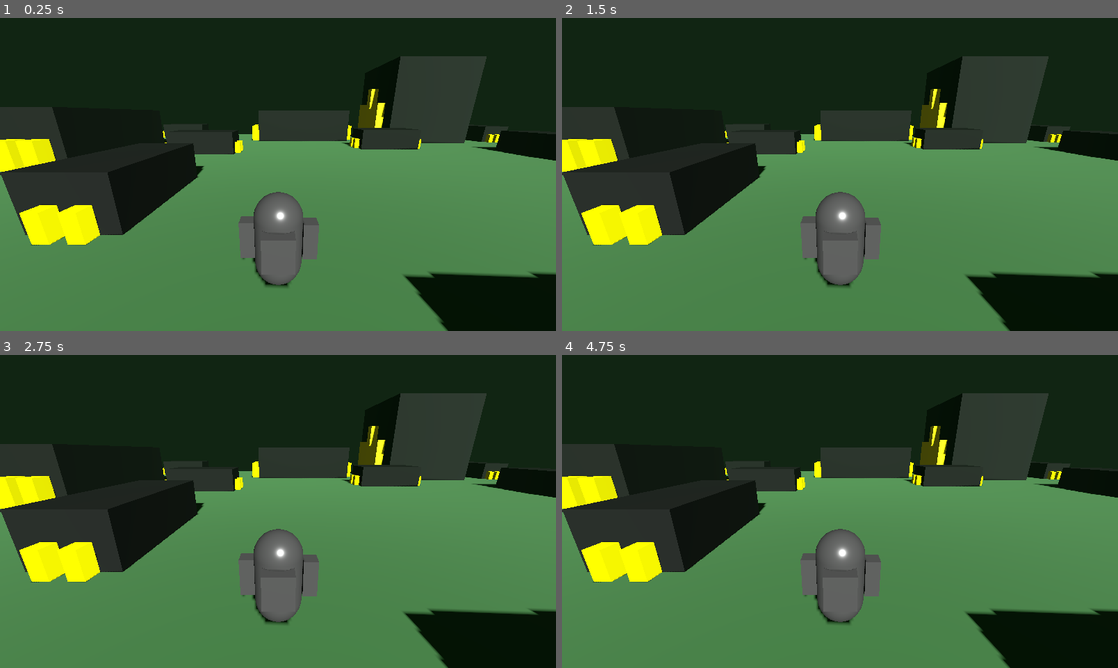
Above: before the commit, frames 1-4 (two rows, left to right).
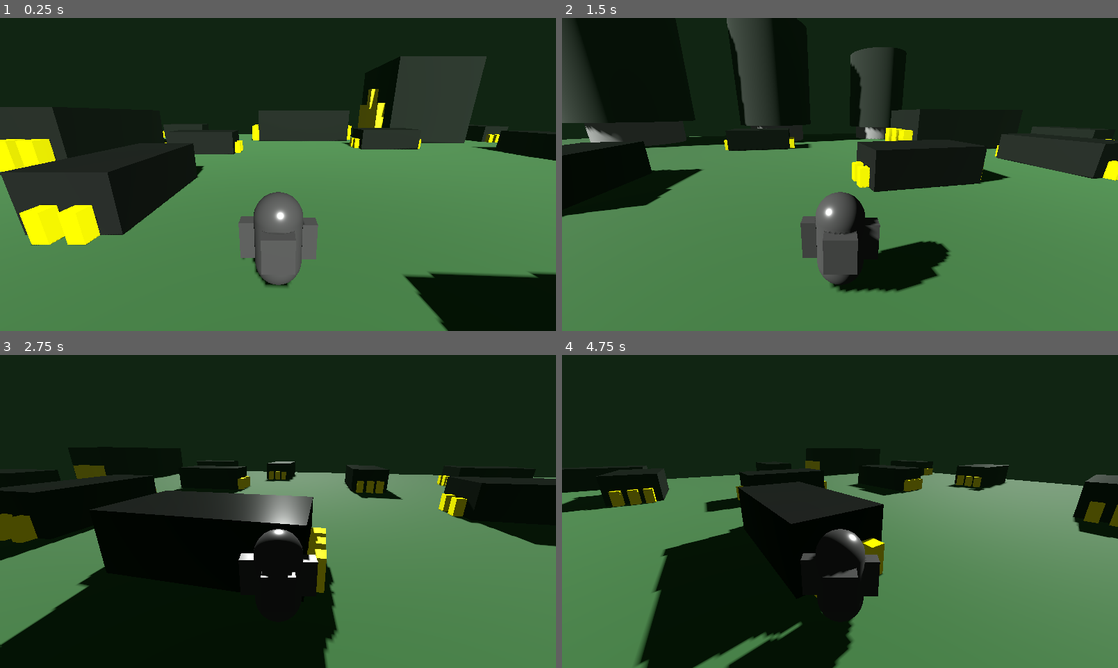
Above: after the commit, the same moments.

Repository: tutek1/DTLabs
Game: Godot game, scene res://3D/Debug/debug_3d_scene.tscn
Same seed, same stepped clock (60 frames per second), same inputs: the game is played once before the commit and once after it.
Inputs:
- Up to frame 1 (0.25 s): no input
- Up to frame 2 (1.5 s): tap Enter at 0.5 s; hold D (right, bound only after the commit) 0.53-1.28 s; hold S (backward, bound only after the commit) from 1.28 s (still down)
- Up to frame 3 (2.75 s): release S (backward, bound only after the commit) at 2.03 s; hold D (right, bound only after the commit) from 2.03 s (still down)
- Up to frame 4 (4.75 s): release D (right, bound only after the commit) at 2.78 s; hold W (forward, bound only after the commit) 2.78-3.53 s; hold A (left, bound only after the commit) from 3.53 s (still down)

The runs differ from the first frame. In frame 1, less than 0.1% of the frame differs, in the area x 54-58%, y 63-78%; in frame 2, 33%; in frame 3, 47%, in the area x 0-100%, y 12-100%; in frame 4, 43%.

Commit message:
Lab02 - Basic character controller done (-gravity)

Diff:
--- a/02_Player/template-done/3D/Debug/debug_3d_scene.tscn
+++ b/02_Player/template-done/3D/Debug/debug_3d_scene.tscn
@@ -1,6 +1,7 @@
-[gd_scene load_steps=23 format=3 uid="uid://chnffv2lmano5"]
+[gd_scene load_steps=15 format=3 uid="uid://chnffv2lmano5"]
 
 [ext_resource type="PackedScene" uid="uid://44guktn5iwdy" path="res://3D/WorldObjects/resistor.tscn" id="1_8km36"]
+[ext_resource type="PackedScene" uid="uid://co65xg3ltrdrq" path="res://3D/WorldObjects/big_resistor.tscn" id="2_8km36"]
 [ext_resource type="PackedScene" uid="uid://cwcvo74fuibvv" path="res://3D/WorldObjects/coil.tscn" id="2_krwbd"]
 [ext_resource type="Script" uid="uid://bsumix7xtjux1" path="res://3D/Player/player_controller.gd" id="3_hn7em"]
 [ext_resource type="Material" uid="uid://d1xu766jnbqqd" path="res://3D/Player/player_material.tres" id="4_g7e0o"]
@@ -18,36 +19,6 @@
 
 [sub_resource type="BoxMesh" id="BoxMesh_aq7nb"]
 size = Vector3(70, 1, 70)
-
-[sub_resource type="BoxShape3D" id="BoxShape3D_nqv4f"]
-size = Vector3(10, 10, 10)
-
-[sub_resource type="StandardMaterial3D" id="StandardMaterial3D_nqv4f"]
-albedo_color = Color(0, 0, 0, 1)
-
-[sub_resource type="BoxMesh" id="BoxMesh_nqv4f"]
-material = SubResource("StandardMaterial3D_nqv4f")
-size = Vector3(10, 10, 10)
-
-[sub_resource type="BoxShape3D" id="BoxShape3D_hn7em"]
-size = Vector3(1, 5, 1)
-
-[sub_resource type="StandardMaterial3D" id="StandardMaterial3D_g7e0o"]
-albedo_color = Color(1, 1, 0, 1)
-
-[sub_resource type="BoxMesh" id="BoxMesh_8km36"]
-material = SubResource("StandardMaterial3D_g7e0o")
-size = Vector3(1, 5, 1)
-
-[sub_resource type="BoxShape3D" id="BoxShape3D_krwbd"]
-size = Vector3(1, 7, 1)
-
-[sub_resource type="StandardMaterial3D" id="StandardMaterial3D_b5ujk"]
-albedo_color = Color(1, 1, 0, 1)
-
-[sub_resource type="BoxMesh" id="BoxMesh_72jxc"]
-material = SubResource("StandardMaterial3D_b5ujk")
-size = Vector3(1, 7, 1)
 
 [sub_resource type="CapsuleMesh" id="CapsuleMesh_nqv4f"]
 material = ExtResource("4_g7e0o")
@@ -158,6 +129,9 @@
 [node name="Resistor14" parent="Enviroment" instance=ExtResource("1_8km36")]
 transform = Transform3D(-1, 0, 8.74228e-08, 0, 1, 0, -8.74228e-08, 0, -1, 8.91697, 1.53008, 28.2256)
 
+[node name="BigResistor" parent="Enviroment" instance=ExtResource("2_8km36")]
+transform = Transform3D(1, 0, 0, 0, 1, 0, 0, 0, 1, 19.1605, 5.53008, -27.805)
+
 [node name="Coil" parent="Enviroment" instance=ExtResource("2_krwbd")]
 transform = Transform3D(1, 0, 0, 0, 1, 0, 0, 0, 1, -27.9056, 6.5, -10.6679)
 
@@ -166,58 +140,6 @@
 
 [node name="Coil3" parent="Enviroment" instance=ExtResource("2_krwbd")]
 transform = Transform3D(1.5, 0, 0, 0, 1.5, 0, 0, 0, 1.5, -27.9056, 9.53008, 21.3321)
-
-[node name="StaticBody3D" type="StaticBody3D" parent="Enviroment"]
-transform = Transform3D(1, 0, 0, 0, 1, 0, 0, 0, 1, 19.1605, 5.53008, -27.805)
-
-[node name="CollisionShape3D" type="CollisionShape3D" parent="Enviroment/StaticBody3D"]
-shape = SubResource("BoxShape3D_nqv4f")
-
-[node name="MeshInstance3D" type="MeshInstance3D" parent="Enviroment/StaticBody3D/CollisionShape3D"]
-mesh = SubResource("BoxMesh_nqv4f")
-skeleton = NodePath("../../..")
-
-[node name="CollisionShape3D2" type="CollisionShape3D" parent="Enviroment/StaticBody3D"]
-transform = Transform3D(1, 0, 0, 0, 1, 0, 0, 0, 1, 5.5, -2.5, 2.55043)
-shape = SubResource("BoxShape3D_hn7em")
-
-[node name="MeshInstance3D" type="MeshInstance3D" parent="Enviroment/StaticBody3D/CollisionShape3D2"]
-mesh = SubResource("BoxMesh_8km36")
-
-[node name="CollisionShape3D3" type="CollisionShape3D" parent="Enviroment/StaticBody3D"]
-transform = Transform3D(1, 0, 0, 0, 1, 0, 0, 0, 1, 5.5, -2.5, -2.52669)
-shape = SubResource("BoxShape3D_hn7em")
-
-[node name="MeshInstance3D" type="MeshInstance3D" parent="Enviroment/StaticBody3D/CollisionShape3D3"]
-mesh = SubResource("BoxMesh_8km36")
-
-[node name="CollisionShape3D4" type="CollisionShape3D" parent="Enviroment/StaticBody3D"]
-transform = Transform3D(1, 0, 0, 0, 1, 0, 0, 0, 1, 5.5, -1.5, 0.0796051)
-shape = SubResource("BoxShape3D_krwbd")
-
-[node name="MeshInstance3D" type="MeshInstance3D" parent="Enviroment/StaticBody3D/CollisionShape3D4"]
-mesh = SubResource("BoxMesh_72jxc")
-
-[node name="CollisionShape3D5" type="CollisionShape3D" parent="Enviroment/StaticBody3D"]
-transform = Transform3D(1, 0, 0, 0, 1, 0, 0, 0, 1, -5.50464, -2.5, 2.55043)
-shape = SubResource("BoxShape3D_hn7em")
-
-[node name="MeshInstance3D" type="MeshInstance3D" parent="Enviroment/StaticBody3D/CollisionShape3D5"]
-mesh = SubResource("BoxMesh_8km36")
-
-[node name="CollisionShape3D6" type="CollisionShape3D" parent="Enviroment/StaticBody3D"]
-transform = Transform3D(1, 0, 0, 0, 1, 0, 0, 0, 1, -5.50464, -2.5, -2.52669)
-shape = SubResource("BoxShape3D_hn7em")
-
-[node name="MeshInstance3D" type="MeshInstance3D" parent="Enviroment/StaticBody3D/CollisionShape3D6"]
-mesh = SubResource("BoxMesh_8km36")
-
-[node name="CollisionShape3D7" type="CollisionShape3D" parent="Enviroment/StaticBody3D"]
-transform = Transform3D(1, 0, 0, 0, 1, 0, 0, 0, 1, -5.50464, -1.5, 0.0796051)
-shape = SubResource("BoxShape3D_krwbd")
-
-[node name="MeshInstance3D" type="MeshInstance3D" parent="Enviroment/StaticBody3D/CollisionShape3D7"]
-mesh = SubResource("BoxMesh_72jxc")
 
 [node name="Player" type="CharacterBody3D" parent="."]
 transform = Transform3D(1, 0, 0, 0, 1, 0, 0, 0, 1, 0, 1.60169, 0)
@@ -230,7 +152,7 @@
 shape = SubResource("CapsuleShape3D_hn7em")
 
 [node name="Hand1" type="MeshInstance3D" parent="Player"]
-transform = Transform3D(1, 0, 0, 0, 1, 0, 0, 0, 1, 0.65, 0, 0)
+transform = Transform3D(1, 0, 0, 0, 1, 0, 0, 0, 1, 0.63, 0, 0)
 mesh = SubResource("BoxMesh_hn7em")
 
 [node name="Hand2" type="MeshInstance3D" parent="Player"]
@@ -241,5 +163,5 @@
 transform = Transform3D(1, 0, 0, 0, 1, 0, 0, 0, 1, 0, 0.0797353, 0.549897)
 mesh = SubResource("BoxMesh_g7e0o")
 
-[node name="Camera3D" type="Camera3D" parent="."]
-transform = Transform3D(1, 0, 0, 0, 0.958437, 0.285304, 0, -0.285304, 0.958437, 0, 4.08629, 3.69073)
+[node name="Camera3D" type="Camera3D" parent="Player"]
+transform = Transform3D(1, 0, 0, 0, 0.958437, 0.285304, 0, -0.285304, 0.958437, 0, 2.4846, 3.69073)
--- a/02_Player/template-done/3D/Player/player_controller.gd
+++ b/02_Player/template-done/3D/Player/player_controller.gd
@@ -1,6 +1,7 @@
 extends CharacterBody3D
 
-@export var speed : Vector3
+@export var speed : float = 5
+@export var rotation_speed : float = 4
 
 func _ready() -> void:
 	pass
@@ -9,5 +10,23 @@
 	pass
 
 func _physics_process(delta : float) -> void:
-	velocity = speed
+	_movement()
+	_rotate_player(delta)
+
 	move_and_slide()
+
+func _movement() -> void:
+	var x_axis : float = Input.get_axis("left", "right")
+	var z_axis : float = Input.get_axis("backward", "forward")
+
+	var direction : Vector3 = Vector3(x_axis, 0, -z_axis)
+	direction = basis * direction
+	direction = direction.normalized()
+
+	velocity = direction * speed
+
+func _rotate_player(delta : float) -> void:
+	if abs(velocity.x) < 0.01 and abs(velocity.z) < 0.01: return
+	var angle : float = atan2(velocity.x, velocity.z) - PI
+
+	rotation.y = lerp_angle(rotation.y, angle, rotation_speed * delta)
--- /dev/null
+++ b/02_Player/template-done/3D/WorldObjects/big_resistor.tscn
@@ -0,0 +1,82 @@
+[gd_scene load_steps=10 format=3 uid="uid://co65xg3ltrdrq"]
+
+[sub_resource type="BoxShape3D" id="BoxShape3D_nqv4f"]
+size = Vector3(10, 10, 10)
+
+[sub_resource type="StandardMaterial3D" id="StandardMaterial3D_nqv4f"]
+albedo_color = Color(0, 0, 0, 1)
+
+[sub_resource type="BoxMesh" id="BoxMesh_nqv4f"]
+material = SubResource("StandardMaterial3D_nqv4f")
+size = Vector3(10, 10, 10)
+
+[sub_resource type="BoxShape3D" id="BoxShape3D_hn7em"]
+size = Vector3(1, 5, 1)
+
+[sub_resource type="StandardMaterial3D" id="StandardMaterial3D_g7e0o"]
+albedo_color = Color(1, 1, 0, 1)
+
+[sub_resource type="BoxMesh" id="BoxMesh_8km36"]
+material = SubResource("StandardMaterial3D_g7e0o")
+size = Vector3(1, 5, 1)
+
+[sub_resource type="BoxShape3D" id="BoxShape3D_krwbd"]
+size = Vector3(1, 7, 1)
+
+[sub_resource type="StandardMaterial3D" id="StandardMaterial3D_b5ujk"]
+albedo_color = Color(1, 1, 0, 1)
+
+[sub_resource type="BoxMesh" id="BoxMesh_72jxc"]
+material = SubResource("StandardMaterial3D_b5ujk")
+size = Vector3(1, 7, 1)
+
+[node name="BigResistor" type="StaticBody3D"]
+
+[node name="CollisionShape3D" type="CollisionShape3D" parent="."]
+shape = SubResource("BoxShape3D_nqv4f")
+
+[node name="MeshInstance3D" type="MeshInstance3D" parent="CollisionShape3D"]
+mesh = SubResource("BoxMesh_nqv4f")
+skeleton = NodePath("../../..")
+
+[node name="CollisionShape3D2" type="CollisionShape3D" parent="."]
+transform = Transform3D(1, 0, 0, 0, 1, 0, 0, 0, 1, 5.5, -2.5, 2.55043)
+shape = SubResource("BoxShape3D_hn7em")
+
+[node name="MeshInstance3D" type="MeshInstance3D" parent="CollisionShape3D2"]
+mesh = SubResource("BoxMesh_8km36")
+
+[node name="CollisionShape3D3" type="CollisionShape3D" parent="."]
+transform = Transform3D(1, 0, 0, 0, 1, 0, 0, 0, 1, 5.5, -2.5, -2.52669)
+shape = SubResource("BoxShape3D_hn7em")
+
+[node name="MeshInstance3D" type="MeshInstance3D" parent="CollisionShape3D3"]
+mesh = SubResource("BoxMesh_8km36")
+
+[node name="CollisionShape3D4" type="CollisionShape3D" parent="."]
+transform = Transform3D(1, 0, 0, 0, 1, 0, 0, 0, 1, 5.5, -1.5, 0.0796051)
+shape = SubResource("BoxShape3D_krwbd")
+
+[node name="MeshInstance3D" type="MeshInstance3D" parent="CollisionShape3D4"]
+mesh = SubResource("BoxMesh_72jxc")
+
+[node name="CollisionShape3D5" type="CollisionShape3D" parent="."]
+transform = Transform3D(1, 0, 0, 0, 1, 0, 0, 0, 1, -5.50464, -2.5, 2.55043)
+shape = SubResource("BoxShape3D_hn7em")
+
+[node name="MeshInstance3D" type="MeshInstance3D" parent="CollisionShape3D5"]
+mesh = SubResource("BoxMesh_8km36")
+
+[node name="CollisionShape3D6" type="CollisionShape3D" parent="."]
+transform = Transform3D(1, 0, 0, 0, 1, 0, 0, 0, 1, -5.50464, -2.5, -2.52669)
+shape = SubResource("BoxShape3D_hn7em")
+
+[node name="MeshInstance3D" type="MeshInstance3D" parent="CollisionShape3D6"]
+mesh = SubResource("BoxMesh_8km36")
+
+[node name="CollisionShape3D7" type="CollisionShape3D" parent="."]
+transform = Transform3D(1, 0, 0, 0, 1, 0, 0, 0, 1, -5.50464, -1.5, 0.0796051)
+shape = SubResource("BoxShape3D_krwbd")
+
+[node name="MeshInstance3D" type="MeshInstance3D" parent="CollisionShape3D7"]
+mesh = SubResource("BoxMesh_72jxc")
--- a/02_Player/template-done/project.godot
+++ b/02_Player/template-done/project.godot
@@ -33,6 +33,29 @@
 Player=""
 Interactable=""
 
+[input]
+
+right={
+"deadzone": 0.2,
+"events": [Object(InputEventKey,"resource_local_to_scene":false,"resource_name":"","device":-1,"window_id":0,"alt_pressed":false,"shift_pressed":false,"ctrl_pressed":false,"meta_pressed":false,"pressed":false,"keycode":0,"physical_keycode":68,"key_label":0,"unicode":100,"location":0,"echo":false,"script":null)
+]
+}
+left={
+"deadzone": 0.2,
+"events": [Object(InputEventKey,"resource_local_to_scene":false,"resource_name":"","device":-1,"window_id":0,"alt_pressed":false,"shift_pressed":false,"ctrl_pressed":false,"meta_pressed":false,"pressed":false,"keycode":0,"physical_keycode":65,"key_label":0,"unicode":97,"location":0,"echo":false,"script":null)
+]
+}
+forward={
+"deadzone": 0.2,
+"events": [Object(InputEventKey,"resource_local_to_scene":false,"resource_name":"","device":-1,"window_id":0,"alt_pressed":false,"shift_pressed":false,"ctrl_pressed":false,"meta_pressed":false,"pressed":false,"keycode":0,"physical_keycode":87,"key_label":0,"unicode":119,"location":0,"echo":false,"script":null)
+]
+}
+backward={
+"deadzone": 0.2,
+"events": [Object(InputEventKey,"resource_local_to_scene":false,"resource_name":"","device":-1,"window_id":0,"alt_pressed":false,"shift_pressed":false,"ctrl_pressed":false,"meta_pressed":false,"pressed":false,"keycode":0,"physical_keycode":83,"key_label":0,"unicode":115,"location":0,"echo":false,"script":null)
+]
+}
+
 [layer_names]
 
 2d_physics/layer_1="Ground"
Not shown, added: 02_Player/img/CameraChild.png
Not shown, added: 02_Player/img/CharacterDocumentation.png
Not shown, added: 02_Player/img/DirectionNormalize.png
Not shown, added: 02_Player/img/InputMap.png
Not shown, added: 02_Player/img/PlayScene.png
Not shown, added: 02_Player/img/PlayerRotation.png
Not shown, added: 02_Player/img/PlayerSpeed.png
Not shown, added: 02_Player/img/RotationAngle.png
Not shown, changed: 02_Player/lab02.md
Not shown, added: 02_Player/vid/AddingInput.mkv
Not shown, added: 02_Player/vid/BasicPlayerController.mkv
